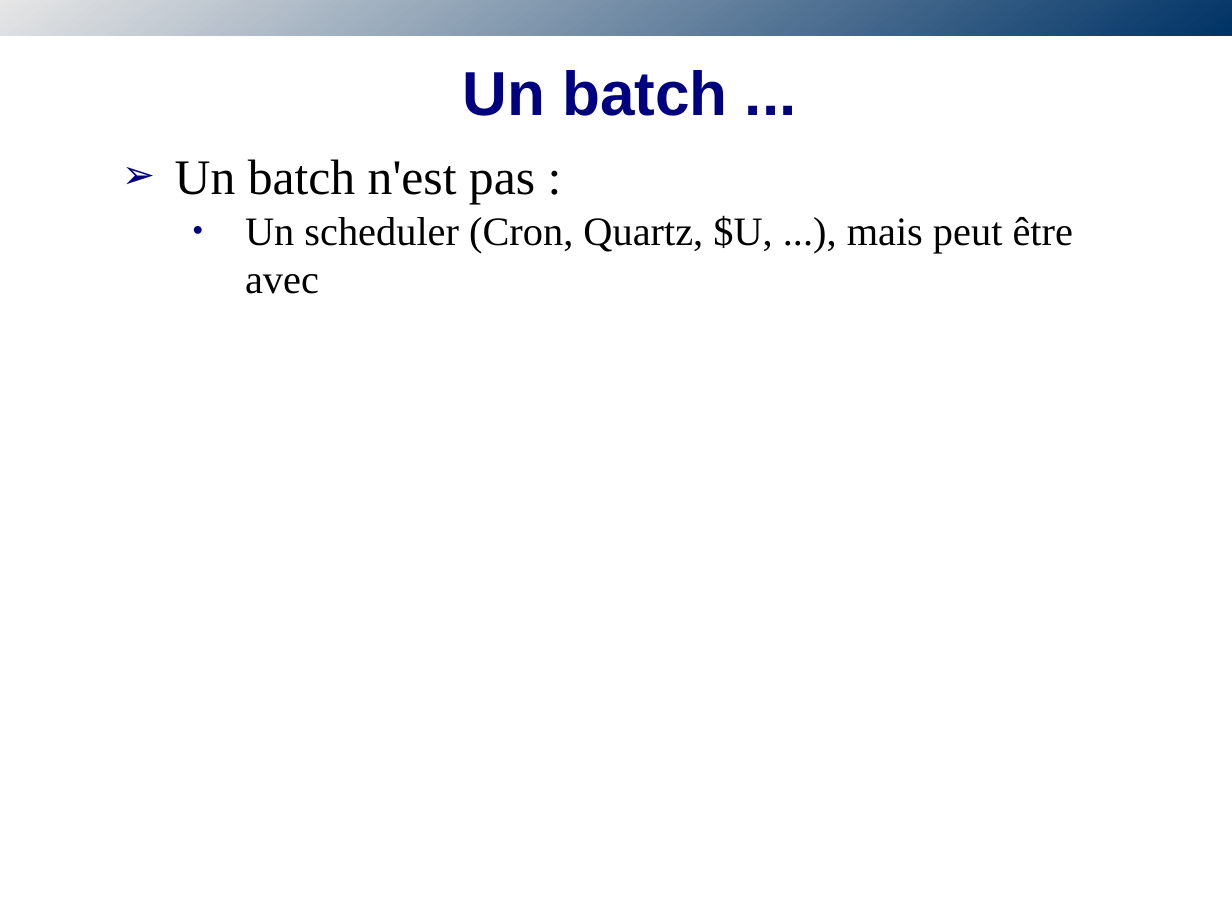
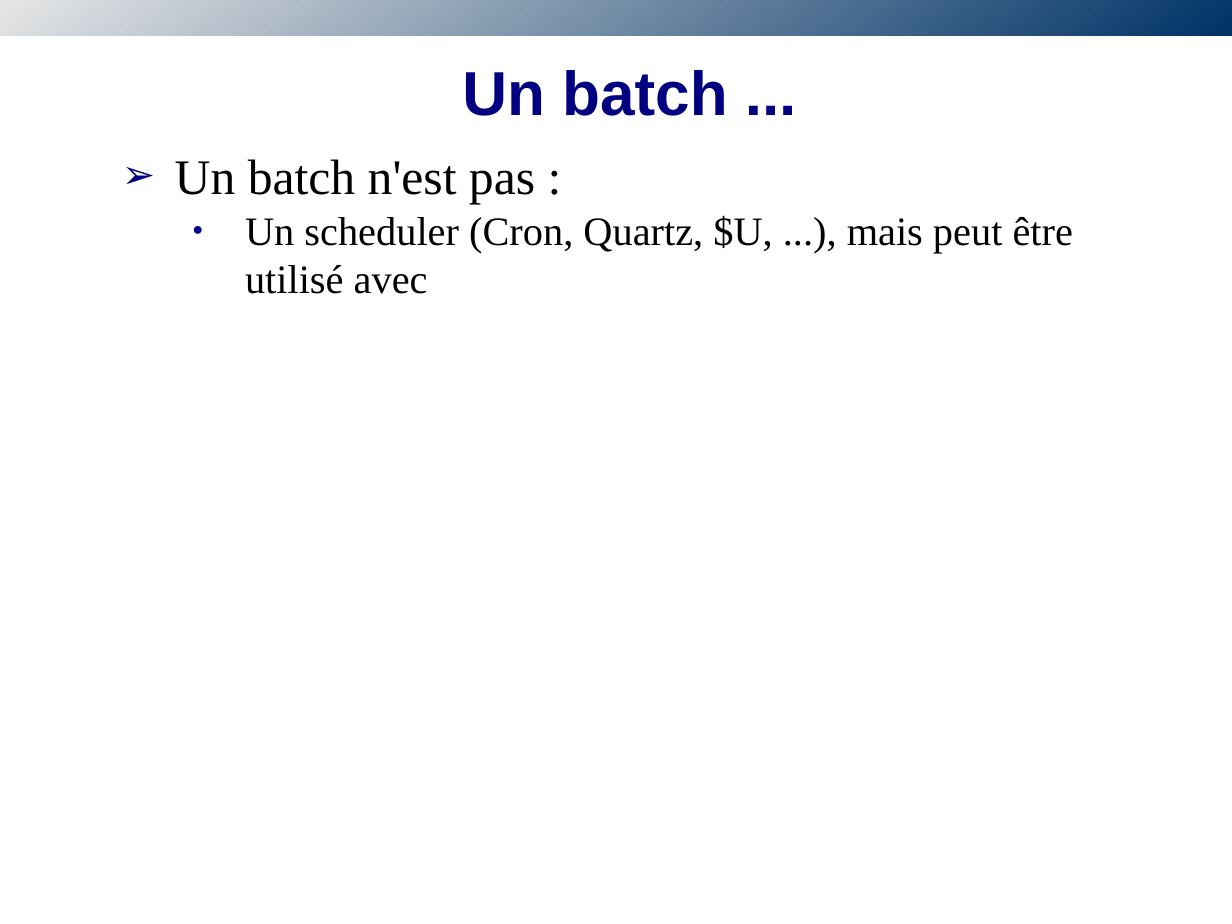
Before and after one commit to obazoud/spring-batch-sug, a slide deck: slide 10 of presentation/SUG-SpringBatch.odp. Drawn at 1232x924 pixels with LibreOffice and Linux fonts; fonts in the diff are those of the drawing; background and template pictures are left out. Boxes give left, top, right and bottom in pixels: in the first picture for what was removed or moved away, otherwise in the second. Text is boxed around its words. In the diff, an @@ line names an element or a change of style, - is before the commit and + after.

Commit message:
Wording scheduler

```diff
--- a/presentation/SUG-SpringBatch.odp
+++ b/presentation/SUG-SpringBatch.odp
@@ text at (245,215,1073,294): text changed @@
-    ● Un scheduler (Cron, Quartz, $U, ...), mais peut être avec
+    ● Un scheduler (Cron, Quartz, $U, ...), mais peut être utilisé avec
```
